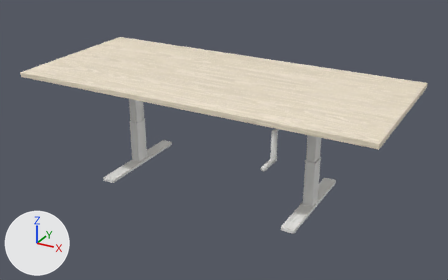
The glTF model uses/models-lite/parts/standing-desk.glb, before and after one commit.
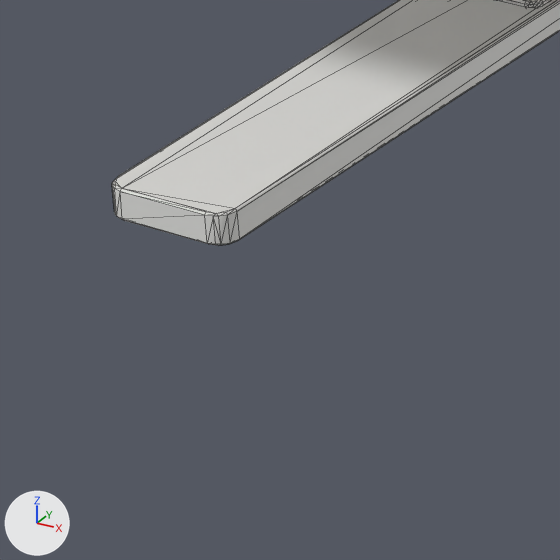
The first picture shows the older version from a camera (50 mm lens) standing at (3.803, -2.498, 1.497) and looking at (2.438, -0.017, 0.256). The close-ups show the older and then the newer version on the part from 21% to 32% of the width and 58% to 75% of the height of that picture. Only the edits that show in the close-ups are written down. Lighting does not change. The marker at lower left points along +X, +Y and +Z. The close-ups show mesh edges as thin lines. Where no turn or scale is listed for an object, it has been applied to the vertices.

Names of what the first close-up shows: 'Desk_Foot_L'.
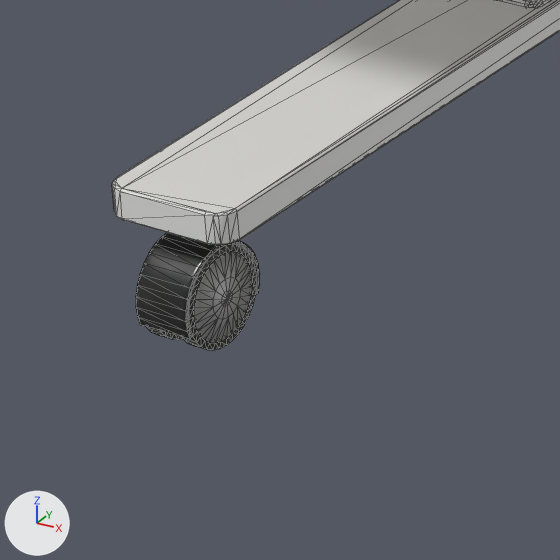
Diff of the bpy script that builds the scene:
```diff
--- a/uses/models-lite/parts/standing-desk.glb.py
+++ b/uses/models-lite/parts/standing-desk.glb.py
@@ img_table1wheels_albedo @@
+img_table1wheels_albedo = load_image('table1wheels_albedo', '_unpacked/table1wheels_albedo', 512, 512, 'sRGB')
@@ img_defaultmaterial_mr_metallic_defaultmaterial_mr_roughness @@
+img_defaultmaterial_mr_metallic_defaultmaterial_mr_roughness = load_image('defaultMaterial_MR_metallic-defaultMaterial_MR_roughness', '_unpacked/defaultMaterial_MR_metallic-defaultMaterial_MR_roughness', 512, 512, 'Non-Color')
@@ img_table1wheels_normal @@
+img_table1wheels_normal = load_image('table1wheels_normal', '_unpacked/table1wheels_normal', 512, 512, 'Non-Color')
@@ mat_caster_mat @@
+mat_caster_mat = bpy.data.materials.new('Caster_Mat')
+# uses the picture img_defaultmaterial_mr_metallic_defaultmaterial_mr_roughness
+# uses the picture img_table1wheels_albedo
+# uses the picture img_table1wheels_normal
@@ me_caster_wheel @@
+me_caster_wheel.from_pydata(...)  # 610 vertices, 1104 faces; spans x -0.68..0.68, y -1.0..1.0, z -1.0..1.0
+me_caster_wheel.materials.append(mat_caster_mat)
@@ me_caster_fork @@
+me_caster_fork.from_pydata(...)  # 186 vertices, 302 faces; spans x -0.53..0.53, y -1.0..1.0, z -0.87..0.87
+me_caster_fork.materials.append(mat_caster_mat)
@@ ob_desk_caster_lf_wheel @@
+ob_desk_caster_lf_wheel = bpy.data.objects.new('Desk_Caster_LF_Wheel', me_caster_wheel)
+ob_desk_caster_lf_wheel.parent = ob_desk_base
+ob_desk_caster_lf_wheel.location = (1.897, -0.261, -0.0308)
+ob_desk_caster_lf_wheel.rotation_euler = (0.0, 0.0, -3.142)  # degrees (0, 0, -180)
+ob_desk_caster_lf_wheel.scale = (0.0241, 0.0241, 0.0241)
@@ ob_desk_caster_lf @@
+ob_desk_caster_lf = bpy.data.objects.new('Desk_Caster_LF', me_caster_fork)
+ob_desk_caster_lf.parent = ob_desk_base
+ob_desk_caster_lf.location = (1.897, -0.261, -0.0176)
+ob_desk_caster_lf.rotation_euler = (0.0, 0.0, -3.142)  # degrees (0, 0, -180)
+ob_desk_caster_lf.scale = (0.0262, 0.0262, 0.0262)
```

Where the change shows, as pixel boxes (x1, y1, x2, y2) in the close-ups (560 x 560 px):
'Desk_Caster_LF_Wheel', added: after (147, 243, 257, 350)
'Desk_Caster_LF', added: after (136, 233, 260, 339)
